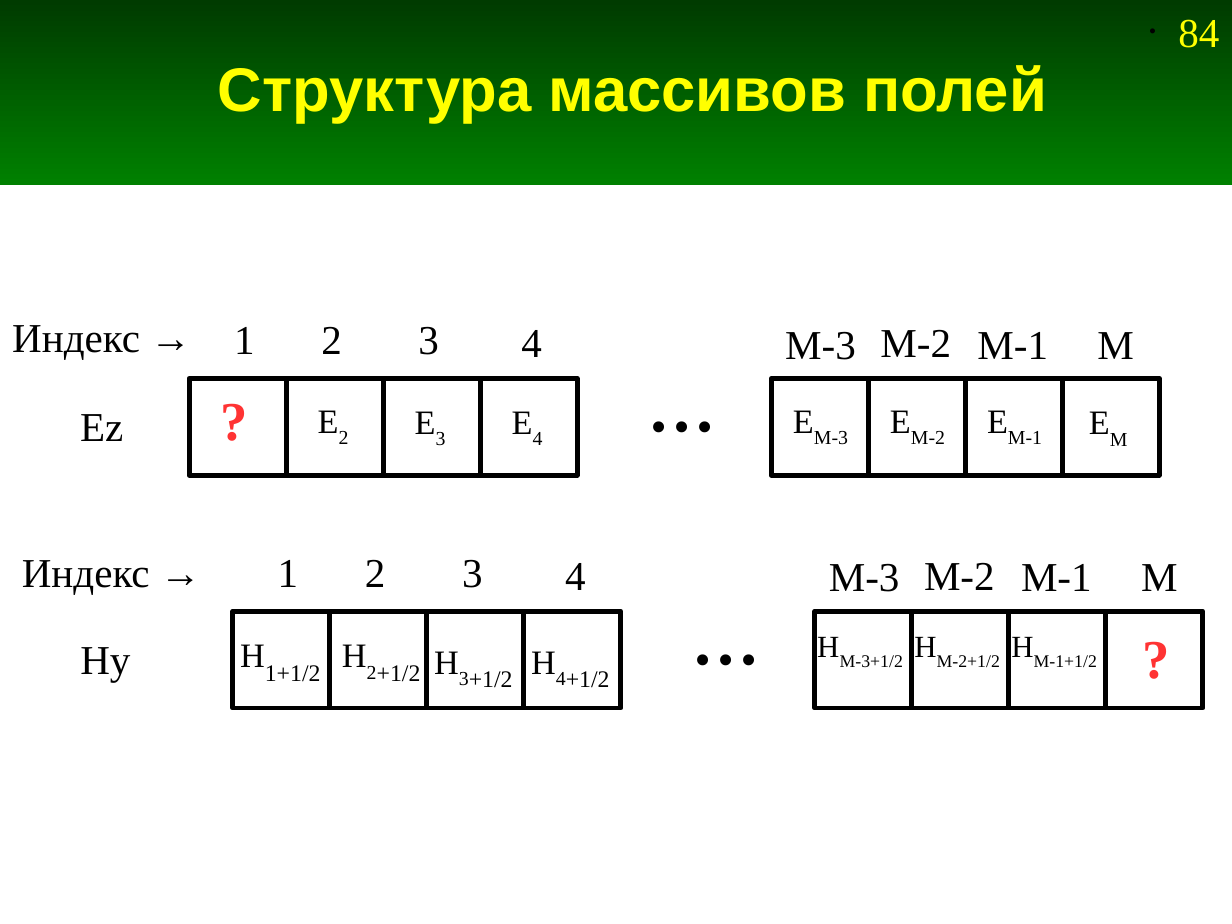
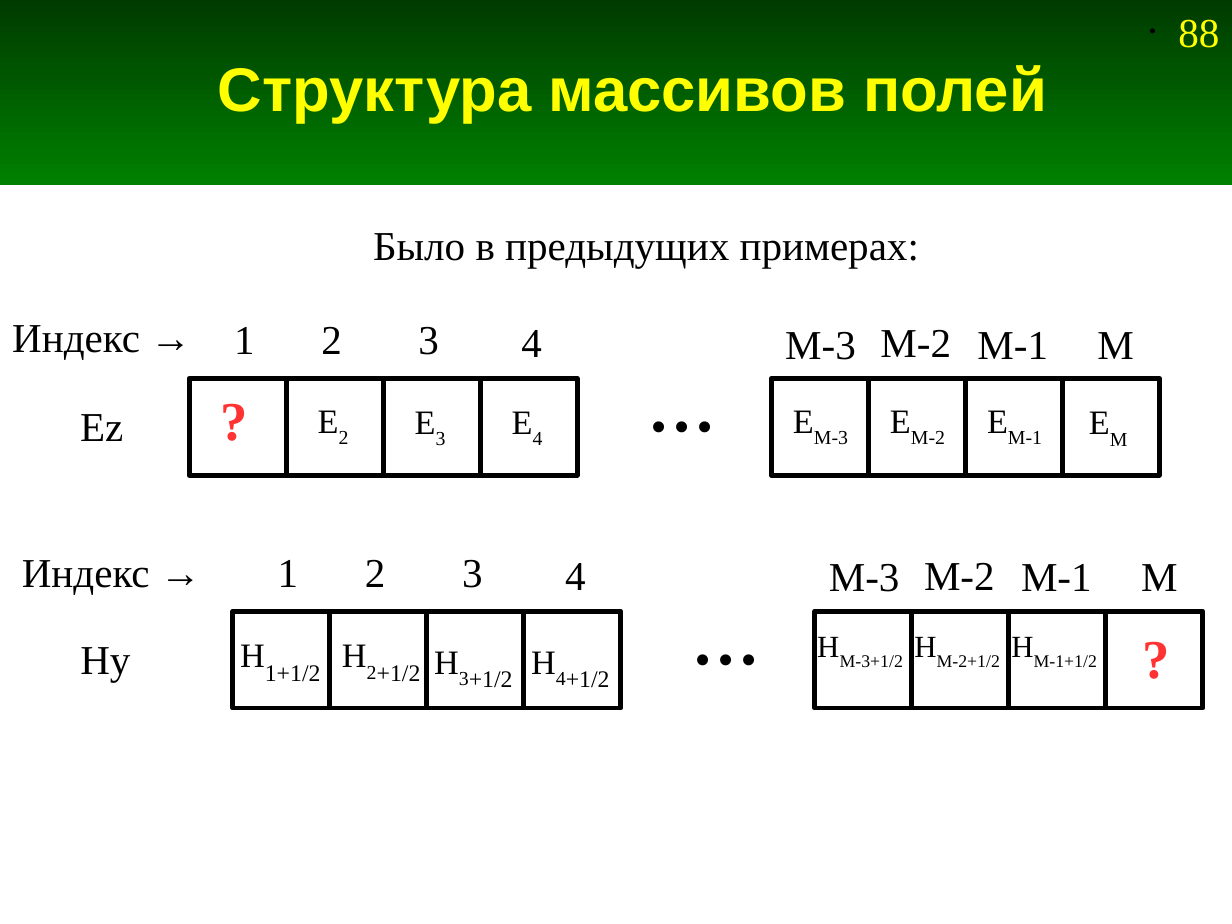
Before and after one commit to andris0147sv/modelling, a slide deck: slide 88 of presentations/2. FDTD.odp (slide 84 before the commit). Drawn at 1232x924 pixels with LibreOffice and Linux fonts; fonts in the diff are those of the drawing. Boxes give left, top, right and bottom in pixels: in the first picture for what was removed or moved away, otherwise in the second. Text is boxed around its words. In the diff, an @@ line names an element or a change of style, - is before the commit and + after.

```diff
--- a/presentations/2. FDTD.odp
+++ b/presentations/2. FDTD.odp
@@ page number at [1178, 19, 1219, 48]: text changed @@
-• 84
+• 88
@@ text added at [373, 233, 919, 268], 24 pt, text #000000 @@
+Было в предыдущих примерах:
```
Also in this commit, not shown: 10 other slides changed, 6 slides added, 1 slide removed, 5 other files.
